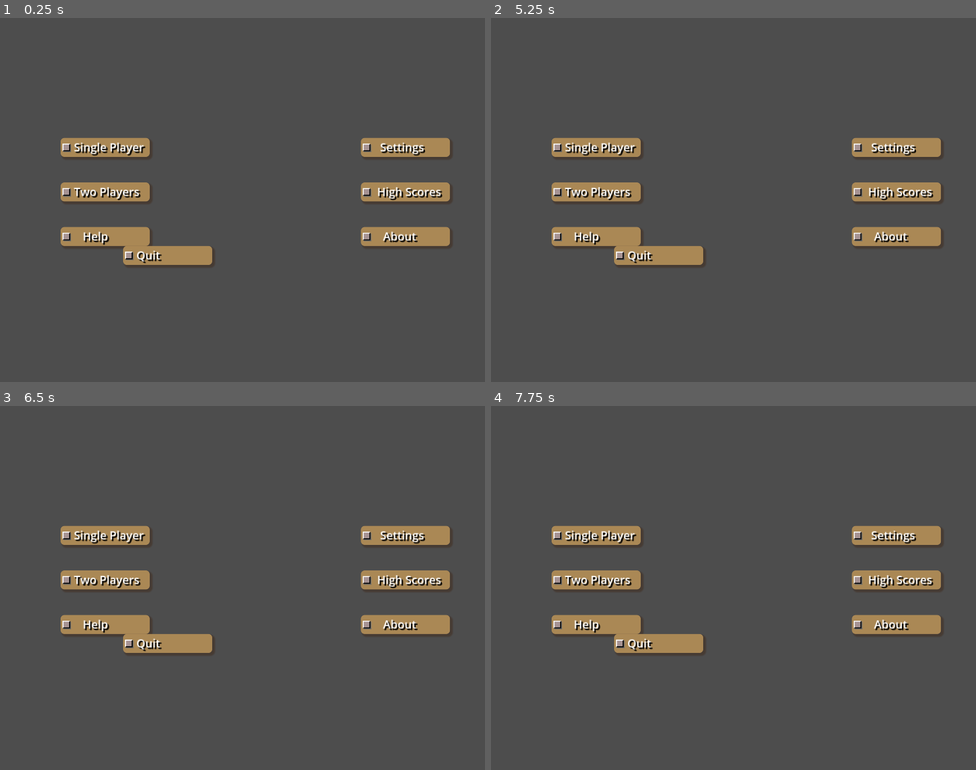
Above: before the commit, frames 1-4 (two rows, left to right).
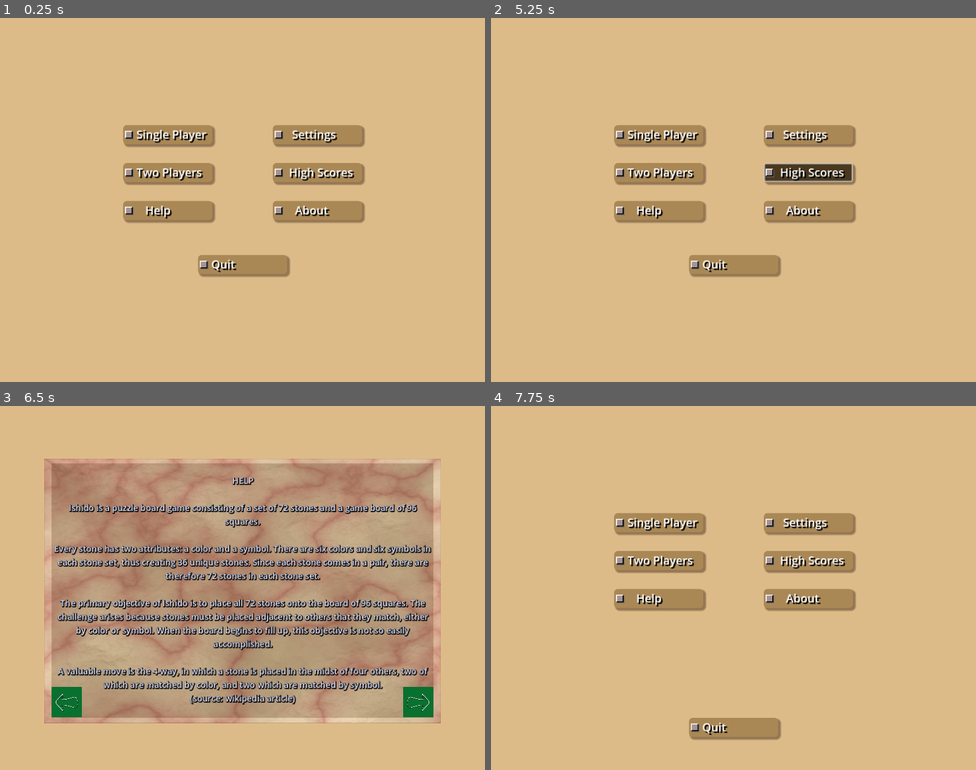
Above: after the commit, the same moments.

Repository: Infini-Creation/Ishid-O-Matic_Reborn
Game: Godot game, scene res://Scenes/main_menu.tscn
Two runs of this game, one before a commit and one after it. Both use one fixed random seed, a clock stepped at 60 frames per second and the inputs below. This scene is started directly instead of the project's main scene.
Inputs (mouse positions are in pixels of both pictures, inside the frame that each line leads up to; where the layout moved, square brackets give the same spot in the first picture):
- Up to frame 1 (0.25 s): no input
- Up to frame 2 (5.25 s): click (660, 134) [597, 149] at 0.5 s; click (660, 134) [597, 149] at 1.25 s; click (597, 149) at 2.02 s; click (597, 149) at 2.77 s; click (597, 149) at 3.52 s; click (660, 134) [597, 149] at 4.25 s; tap Enter at 5 s; move the mouse to (840, 181) at 5.02 s; hold H (Highlight_Mode) from 5.03 s (still down); click (840, 181) at 5.17 s
- Up to frame 3 (6.5 s): tap Space at 5.75 s; move the mouse to (145, 606) at 5.77 s; release H (Highlight_Mode) at 5.78 s; tap H (Highlight_Mode) at 5.85 s; click (145, 606) at 5.92 s
- Up to frame 4 (7.75 s): click (733, 591) at 6.5 s, where only the run after the commit has a clickable "HELP Ishido is a puzzle board…"; tap Enter at 7.25 s; move the mouse to (782, 507) at 7.27 s; hold H (Highlight_Mode) from 7.28 s (still down); click (782, 507) at 7.42 s

The runs differ from the first frame. In frame 1, 100% of the frame differs, in the area x 0-100%, y 0-100%; in frame 2, 100%; in frame 3, 98%; in frame 4, 100%.
Error in both runs: Invalid call. Nonexistent function 'instantiate' in base 'String'. (res://Scripts/main_menu.gd:20)

Commit message:
Update main_menu.tscn

Diff:
--- a/project/Scenes/main_menu.tscn
+++ b/project/Scenes/main_menu.tscn
@@ -22,8 +22,8 @@
 anchor_bottom = 1.0
 grow_horizontal = 2
 grow_vertical = 2
-size_flags_horizontal = 3
-size_flags_vertical = 3
+size_flags_horizontal = 4
+size_flags_vertical = 4
 auto_translate = false
 localize_numeral_system = false
 mouse_filter = 1
@@ -31,7 +31,7 @@
 script = ExtResource("1_w46dk")
 
 [node name="NinePatchRect" type="NinePatchRect" parent="."]
-visible = false
+clip_contents = true
 custom_minimum_size = Vector2(1024, 768)
 layout_mode = 1
 anchors_preset = 15
@@ -44,16 +44,14 @@
 theme = ExtResource("6_uthlc")
 texture = ExtResource("3_b1wht")
 region_rect = Rect2(1024, 768, 0, 0)
+axis_stretch_horizontal = 1
+axis_stretch_vertical = 1
 
 [node name="VBoxContainer" type="VBoxContainer" parent="."]
 custom_minimum_size = Vector2(1024, 768)
-layout_direction = 1
-layout_mode = 1
-anchors_preset = 15
-anchor_right = 1.0
-anchor_bottom = 1.0
-grow_horizontal = 2
-grow_vertical = 2
+layout_mode = 0
+offset_right = 1024.0
+offset_bottom = 778.0
 theme_override_constants/separation = 0
 alignment = 1
 
@@ -68,24 +66,23 @@
 custom_minimum_size = Vector2(1024, 162)
 layout_mode = 2
 
-[node name="MarginContainer" type="MarginContainer" parent="VBoxContainer"]
-custom_minimum_size = Vector2(1024, 232)
+[node name="CenterContainer2" type="CenterContainer" parent="VBoxContainer"]
 layout_mode = 2
-theme_override_constants/margin_left = 128
-theme_override_constants/margin_top = 32
-theme_override_constants/margin_right = 0
-theme_override_constants/margin_bottom = 0
+size_flags_horizontal = 4
+size_flags_vertical = 4
 
-[node name="MainMenuContainer" type="GridContainer" parent="VBoxContainer/MarginContainer"]
+[node name="MainMenuContainer" type="GridContainer" parent="VBoxContainer/CenterContainer2"]
 layout_mode = 2
-theme_override_constants/h_separation = 446
-theme_override_constants/v_separation = 54
+size_flags_horizontal = 4
+size_flags_vertical = 4
+theme_override_constants/h_separation = 128
+theme_override_constants/v_separation = 40
 columns = 2
 
-[node name="OnePlayerItem" parent="VBoxContainer/MarginContainer/MainMenuContainer" instance=ExtResource("2_2tcqm")]
+[node name="OnePlayerItem" parent="VBoxContainer/CenterContainer2/MainMenuContainer" instance=ExtResource("2_2tcqm")]
 layout_mode = 2
 
-[node name="New 1P Game tb" type="TextureButton" parent="VBoxContainer/MarginContainer/MainMenuContainer/OnePlayerItem"]
+[node name="New 1P Game tb" type="TextureButton" parent="VBoxContainer/CenterContainer2/MainMenuContainer/OnePlayerItem"]
 layout_mode = 0
 anchor_right = 1.0
 anchor_bottom = 1.0
@@ -94,39 +91,58 @@
 action_mode = 0
 ignore_texture_size = true
 
-[node name="SettingsItem" parent="VBoxContainer/MarginContainer/MainMenuContainer" instance=ExtResource("3_md58w")]
+[node name="SettingsItem" parent="VBoxContainer/CenterContainer2/MainMenuContainer" instance=ExtResource("3_md58w")]
 layout_mode = 2
 
-[node name="TwoPlayersItem" parent="VBoxContainer/MarginContainer/MainMenuContainer" instance=ExtResource("3_brh50")]
+[node name="TwoPlayersItem" parent="VBoxContainer/CenterContainer2/MainMenuContainer" instance=ExtResource("3_brh50")]
 layout_mode = 2
 
-[node name="HighScoresItem" parent="VBoxContainer/MarginContainer/MainMenuContainer" instance=ExtResource("5_yx7jl")]
+[node name="HighScoresItem" parent="VBoxContainer/CenterContainer2/MainMenuContainer" instance=ExtResource("5_yx7jl")]
 layout_mode = 2
 theme = ExtResource("6_uthlc")
 
-[node name="TournamentItem" parent="VBoxContainer/MarginContainer/MainMenuContainer" instance=ExtResource("4_gcfoq")]
+[node name="TournamentItem" parent="VBoxContainer/CenterContainer2/MainMenuContainer" instance=ExtResource("4_gcfoq")]
 visible = false
 layout_mode = 2
 
-[node name="HelpItem" parent="VBoxContainer/MarginContainer/MainMenuContainer" instance=ExtResource("8_q5rkr")]
+[node name="HelpItem" parent="VBoxContainer/CenterContainer2/MainMenuContainer" instance=ExtResource("8_q5rkr")]
 layout_mode = 2
 theme = ExtResource("6_uthlc")
 
-[node name="AboutItem" parent="VBoxContainer/MarginContainer/MainMenuContainer" instance=ExtResource("9_6ukg7")]
+[node name="AboutItem" parent="VBoxContainer/CenterContainer2/MainMenuContainer" instance=ExtResource("9_6ukg7")]
 layout_mode = 2
 
-[node name="MarginContainer2" type="MarginContainer" parent="VBoxContainer"]
-custom_minimum_size = Vector2(1024, 128)
+[node name="MarginContainer" type="MarginContainer" parent="VBoxContainer"]
+visible = false
+custom_minimum_size = Vector2(1024, 232)
 layout_mode = 2
-theme_override_constants/margin_right = 316
-theme_override_constants/margin_bottom = 44
+size_flags_horizontal = 4
+size_flags_vertical = 4
+theme_override_constants/margin_left = 128
+theme_override_constants/margin_top = 32
+theme_override_constants/margin_right = 0
+theme_override_constants/margin_bottom = 0
 
-[node name="QuitItem" parent="VBoxContainer/MarginContainer2" instance=ExtResource("10_uyp60")]
+[node name="CenterContainer" type="CenterContainer" parent="VBoxContainer"]
+layout_mode = 2
+size_flags_horizontal = 4
+size_flags_vertical = 6
+
+[node name="QuitItem" parent="VBoxContainer/CenterContainer" instance=ExtResource("10_uyp60")]
 layout_mode = 2
 size_flags_horizontal = 4
 size_flags_vertical = 0
 auto_translate = false
 localize_numeral_system = false
+
+[node name="MarginContainer2" type="MarginContainer" parent="VBoxContainer"]
+visible = false
+custom_minimum_size = Vector2(1024, 128)
+layout_mode = 2
+size_flags_horizontal = 4
+size_flags_vertical = 4
+theme_override_constants/margin_right = 100
+theme_override_constants/margin_bottom = 44
 
 [node name="MarginContainer3" type="MarginContainer" parent="VBoxContainer"]
 custom_minimum_size = Vector2(1024, 100)
@@ -146,11 +162,11 @@
 anchors_preset = 0
 mouse_force_pass_scroll_events = false
 
-[connection signal="oneplayer_game_requested" from="VBoxContainer/MarginContainer/MainMenuContainer/OnePlayerItem" to="." method="_on_one_player_item_oneplayer_game_requested"]
-[connection signal="settings_requested" from="VBoxContainer/MarginContainer/MainMenuContainer/SettingsItem" to="." method="_on_settings_item_settings_requested"]
-[connection signal="twoplayers_game_requested" from="VBoxContainer/MarginContainer/MainMenuContainer/TwoPlayersItem" to="." method="_on_two_players_item_twoplayers_game_requested"]
-[connection signal="highscores_requested" from="VBoxContainer/MarginContainer/MainMenuContainer/HighScoresItem" to="." method="_on_high_scores_item_highscores_requested"]
-[connection signal="help_requested" from="VBoxContainer/MarginContainer/MainMenuContainer/HelpItem" to="." method="_on_help_item_help_requested"]
-[connection signal="about_requested" from="VBoxContainer/MarginContainer/MainMenuContainer/AboutItem" to="." method="_on_about_item_about_requested"]
-[connection signal="quit_requested" from="VBoxContainer/MarginContainer2/QuitItem" to="." method="_on_quit_item_quit_requested"]
+[connection signal="oneplayer_game_requested" from="VBoxContainer/CenterContainer2/MainMenuContainer/OnePlayerItem" to="." method="_on_one_player_item_oneplayer_game_requested"]
+[connection signal="settings_requested" from="VBoxContainer/CenterContainer2/MainMenuContainer/SettingsItem" to="." method="_on_settings_item_settings_requested"]
+[connection signal="twoplayers_game_requested" from="VBoxContainer/CenterContainer2/MainMenuContainer/TwoPlayersItem" to="." method="_on_two_players_item_twoplayers_game_requested"]
+[connection signal="highscores_requested" from="VBoxContainer/CenterContainer2/MainMenuContainer/HighScoresItem" to="." method="_on_high_scores_item_highscores_requested"]
+[connection signal="help_requested" from="VBoxContainer/CenterContainer2/MainMenuContainer/HelpItem" to="." method="_on_help_item_help_requested"]
+[connection signal="about_requested" from="VBoxContainer/CenterContainer2/MainMenuContainer/AboutItem" to="." method="_on_about_item_about_requested"]
+[connection signal="quit_requested" from="VBoxContainer/CenterContainer/QuitItem" to="." method="_on_quit_item_quit_requested"]
 [connection signal="help_panel_closed" from="HelpPanel" to="." method="_on_help_panel_help_panel_closed"]
